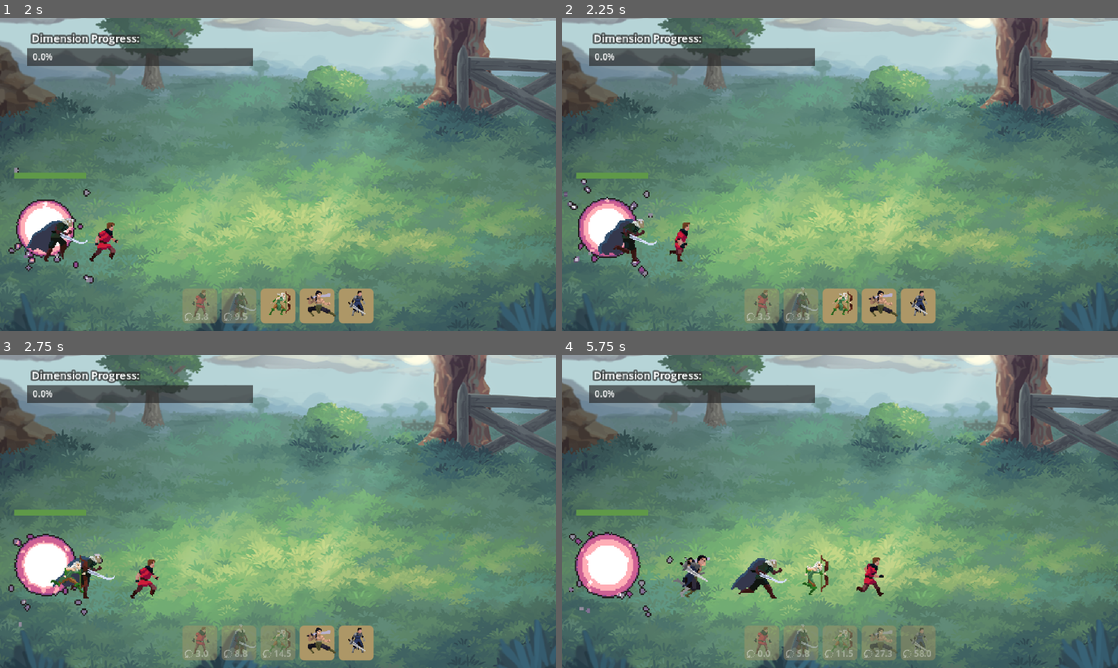
Above: before the commit, frames 1-4 (two rows, left to right).
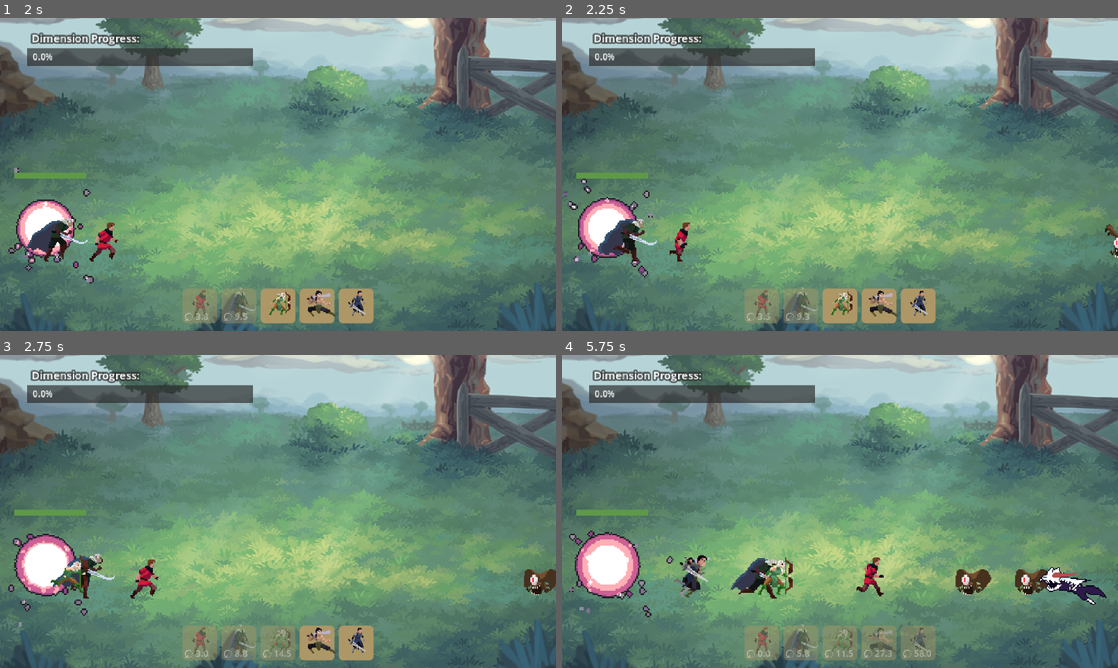
Above: after the commit, the same moments.

Repository: rockgem/finntalisker-dimension-wars
Game: Godot game, scene res://scenes/Main.tscn
The game is run twice, just before and just after one commit, with the same random seed, the same clock (stepped at 60 frames per second) and the same inputs.
Inputs (mouse positions are in pixels of both pictures, inside the frame that each line leads up to):
- Up to frame 1 (2 s): move the mouse to (200, 305) at 0.52 s; click (200, 305) at 0.67 s; move the mouse to (239, 305) at 1.27 s; click (239, 305) at 1.42 s
- Up to frame 2 (2.25 s): move the mouse to (840, 305) at 2.02 s; click (840, 305) at 2.17 s
- Up to frame 3 (2.75 s): no input
- Up to frame 4 (5.75 s): move the mouse to (878, 642) at 2.77 s; click (878, 642) at 2.92 s; move the mouse to (917, 642) at 3.52 s; click (917, 642) at 3.67 s; move the mouse to (673, 464) at 4.27 s; click (673, 464) at 4.42 s; move the mouse to (867, 511) at 5.02 s; click (867, 511) at 5.17 s

Frame 1 is identical in both runs. In frame 2, 0.1% of the frame differs, in the area x 97-100%, y 65-77%; in frame 3, 0.4%; in frame 4, 1.9%, in the area x 35-98%, y 63-80%.

Commit message:
fixing attacking mechanic

Diff:
--- a/actors/entities/Troop.gd
+++ b/actors/entities/Troop.gd
@@ -30,6 +30,8 @@
 	if is_player:
 		$RayCast2D.target_position.x = data['range']
 	else:
+		data['hp'] *= ManagerGame.global_game_ref.difficulty_scale
+		data['attack'] *= ManagerGame.global_game_ref.difficulty_scale
 		$RayCast2D.target_position.x = -data['range']
 
 
@@ -55,18 +57,23 @@
 			global_position.x += data['move_speed'] * direction.x * delta
 			$AnimatedSprite2D.play("run")
 		STATE.ATTACKING:
+			# we don't execute anything in this block when we are in "attack" animation
+			# weird shit happens if this check does not exists
+			if $AnimatedSprite2D.animation == 'attack':
+				return
+
+			$AnimatedSprite2D.play("idle")
 			attack_tick += delta
 
 			if attack_tick >= attack_tick_max:
+				attack_tick = 0.0
 				$AnimatedSprite2D.play("attack")
+
 				await $AnimatedSprite2D.animation_finished
 
 				if is_instance_valid(target_ref):
 					target_ref.receive_damage(data['attack'])
-
-				attack_tick = 0.0
-
-			$AnimatedSprite2D.play("idle")
+				$AnimatedSprite2D.play("idle")
 		STATE.IDLE:
 			$AnimatedSprite2D.play("idle")
 
@@ -78,16 +85,17 @@
 	add_child(df)
 
 	data['hp'] -= damage
+	print(data['hp'])
 
 	if data['hp'] <= 0:
 		death()
 
 
-func attack():
-	if target_ref == null or is_instance_valid(target_ref) == false:
-		return
-
-
+#func attack():
+	#if target_ref == null or is_instance_valid(target_ref) == false:
+		#return
+	#
+	#
 
 
 func death():
--- a/actors/entities/Troop.tscn
+++ b/actors/entities/Troop.tscn
@@ -31,3 +31,5 @@
 
 [node name="CollisionShape2D" type="CollisionShape2D" parent="Area2D"]
 shape = SubResource("CapsuleShape2D_pe61s")
+
+[connection signal="animation_finished" from="AnimatedSprite2D" to="." method="_on_animated_sprite_2d_animation_finished"]
--- a/globals/ManagerGame.gd
+++ b/globals/ManagerGame.gd
@@ -13,7 +13,7 @@
 
 var all_entities_data = {}
 
-var global_game_ref = null
+var global_game_ref: Game = null
 
 
 func _ready() -> void:
--- a/scenes/Main.gd
+++ b/scenes/Main.gd
@@ -1,4 +1,5 @@
 extends Node2D
+class_name Game
 
 
 var eras = [
@@ -10,12 +11,20 @@
 var world_id = 'fantasy'
 var troops = []
 
-var money = 100
-var wave = 1
 var dimension_progress = 0.0
 var portal_hp = 100.0
 
 var player_spawn_position = Vector2(36, 204)
+var enemy_spawn_count_min = 3
+var enemy_spawn_count_max = 5
+var wave = 1
+var wave_max = 10
+
+# this is used to scale enemies' hp and overall attack damage
+# ( see spawn_enemy_wave() function )
+var difficulty_scale = 1.0
+
+var current_enemies_ref = []
 
 
 func _ready() -> void:
@@ -24,12 +33,37 @@
 	ManagerGame.global_game_ref = self
 
 	load_valid_troops()
+	spawn_enemy_wave()
 
 
 func _physics_process(delta: float) -> void:
 	$Portal/HP.value = portal_hp
 	$UI/DimensionProgress.value = dimension_progress
 	$UI/DimensionProgress/Percentage.text = '%0.01f%%' % dimension_progress
+
+	# constantly check if all enemies are cleared
+	var has_active = false
+	for enemy in current_enemies_ref:
+		if is_instance_valid(enemy):
+			has_active = true
+			break
+
+	if has_active == false:
+		current_enemies_ref.clear()
+		spawn_enemy_wave()
+
+
+func spawn_enemy_wave():
+	wave += 1
+	enemy_spawn_count_max += 1
+	difficulty_scale += 0.1
+
+	for i in randi_range(enemy_spawn_count_min, enemy_spawn_count_max):
+		spawn_enemy()
+
+	for e in get_tree().get_nodes_in_group("Troop"):
+		if e.is_player == false:
+			current_enemies_ref.append(e)
 
 
 func load_valid_troops():
@@ -50,10 +84,10 @@
 func spawn_enemy():
 	var random_enemy = ManagerGame.areas_monsters[world_id].pick_random()
 	var i = load('res://actors/entities/Troop.tscn').instantiate()
-	i.data = ManagerGame.all_entities_data[random_enemy]
+	i.data = ManagerGame.all_entities_data[random_enemy].duplicate()
 	i.set_as_enemy()
 
-	spawn_obj(i, Vector2(600.0, player_spawn_position.y))
+	spawn_obj(i, Vector2(randf_range(600.0, 700.0), player_spawn_position.y))
 
 
 func on_troop_clicked(ref):
Binary file added: art/fx/rotating_orbs.png
Not shown, added: art/fx/rotating_orbs.png.import
